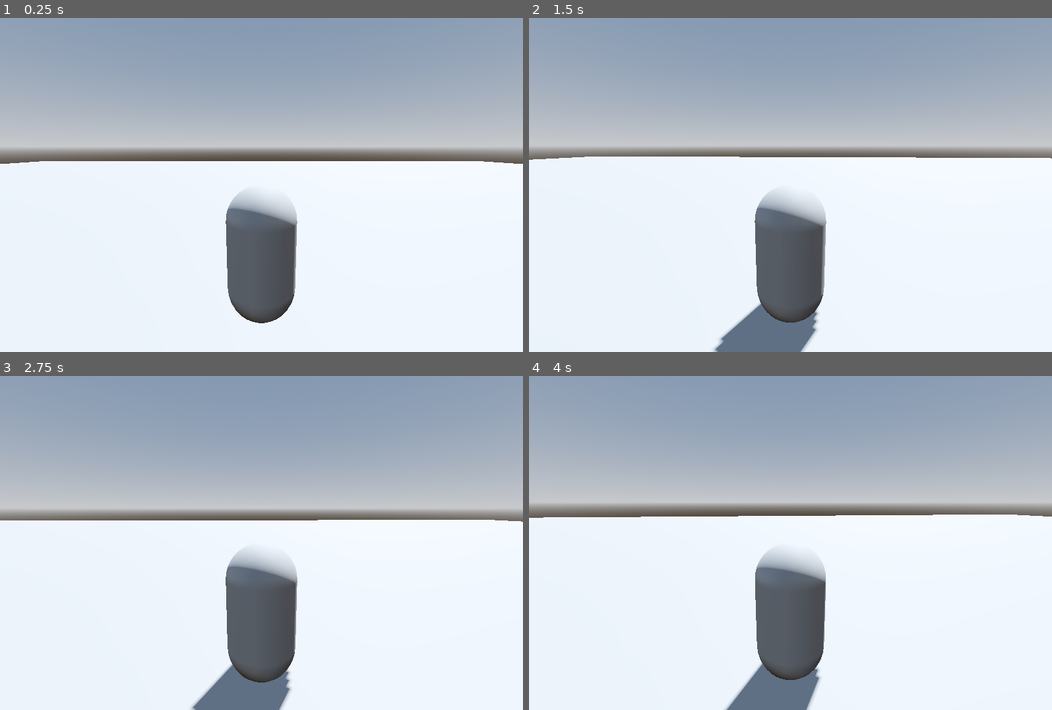
Above: before the commit, frames 1-4 (two rows, left to right).
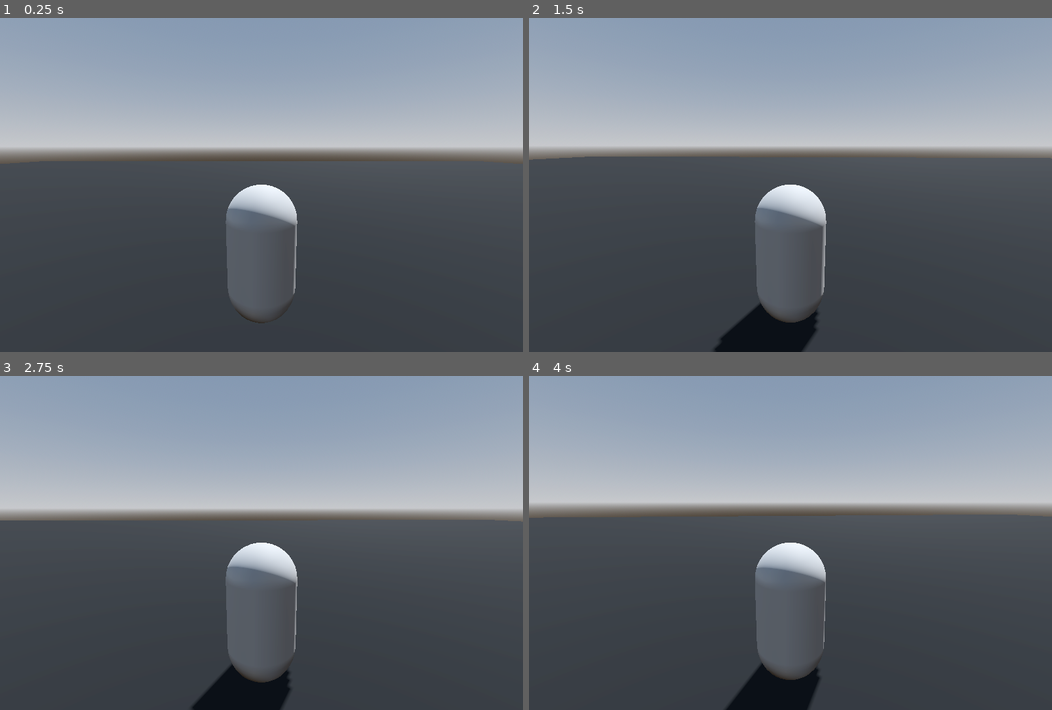
Above: after the commit, the same moments.

Repository: aescudero24/function_fugitive
Game: Godot game, scene res://first_scene.tscn
Same seed, same stepped clock (60 frames per second), same inputs: the game is played once before the commit and once after it.
Inputs (mouse positions are in pixels of both pictures, inside the frame that each line leads up to):
- Up to frame 1 (0.25 s): no input
- Up to frame 2 (1.5 s): move the mouse to (816, 185) at 0.52 s; hold W (move_forward) from 0.53 s (still down); move the mouse to (764, 185) at 1.27 s
- Up to frame 3 (2.75 s): keep holding W (move_forward); move the mouse to (271, 536) at 2.02 s
- Up to frame 4 (4 s): keep holding W (move_forward); move the mouse to (785, 549) at 2.77 s; move the mouse to (827, 546) at 3.52 s

The runs differ from the first frame. In frame 1, 52% of the frame differs, in the area x 0-100%, y 42-100%; in frame 2, 53%, in the area x 0-100%, y 41-100%; in frame 3, 52%; in frame 4, 53%.

Commit message:
made map larger and added some textures

Diff:
--- a/first_scene.tscn
+++ b/first_scene.tscn
@@ -1,5 +1,6 @@
-[gd_scene load_steps=7 format=3 uid="uid://bcy4u6stw0lpx"]
+[gd_scene load_steps=9 format=3 uid="uid://bcy4u6stw0lpx"]
 
+[ext_resource type="Texture2D" uid="uid://ddac7ryh2yggn" path="res://Screenshot 2023-10-30 144134.png" id="1_i1b73"]
 [ext_resource type="PackedScene" uid="uid://62w0pf1yxxfx" path="res://player.tscn" id="1_tgp2o"]
 
 [sub_resource type="ProceduralSkyMaterial" id="ProceduralSkyMaterial_ib22k"]
@@ -14,6 +15,9 @@
 sky = SubResource("Sky_unovs")
 tonemap_mode = 2
 glow_enabled = true
+
+[sub_resource type="StandardMaterial3D" id="StandardMaterial3D_1f3bt"]
+albedo_texture = ExtResource("1_i1b73")
 
 [sub_resource type="PlaneMesh" id="PlaneMesh_f0kda"]
 size = Vector2(10, 10)
@@ -32,6 +36,7 @@
 
 [node name="MeshInstance3D" type="MeshInstance3D" parent="."]
 transform = Transform3D(10, 0, 0, 0, 10, 0, 0, 0, 10, 0, 0, 0)
+material_override = SubResource("StandardMaterial3D_1f3bt")
 mesh = SubResource("PlaneMesh_f0kda")
 
 [node name="StaticBody3D" type="StaticBody3D" parent="MeshInstance3D"]
--- a/project.godot
+++ b/project.godot
@@ -20,6 +20,10 @@
 window/size/viewport_width=1440
 window/size/viewport_height=920
 window/size/mode=2
+
+[dotnet]
+
+project/assembly_name="Functional Fugitive"
 
 [input]
 
Binary file added: Screenshot 2023-10-26 150713.png
Not shown, added: Screenshot 2023-10-26 150713.png.import
Binary file added: Screenshot 2023-10-30 144134.png
Not shown, added: Screenshot 2023-10-30 144134.png.import
